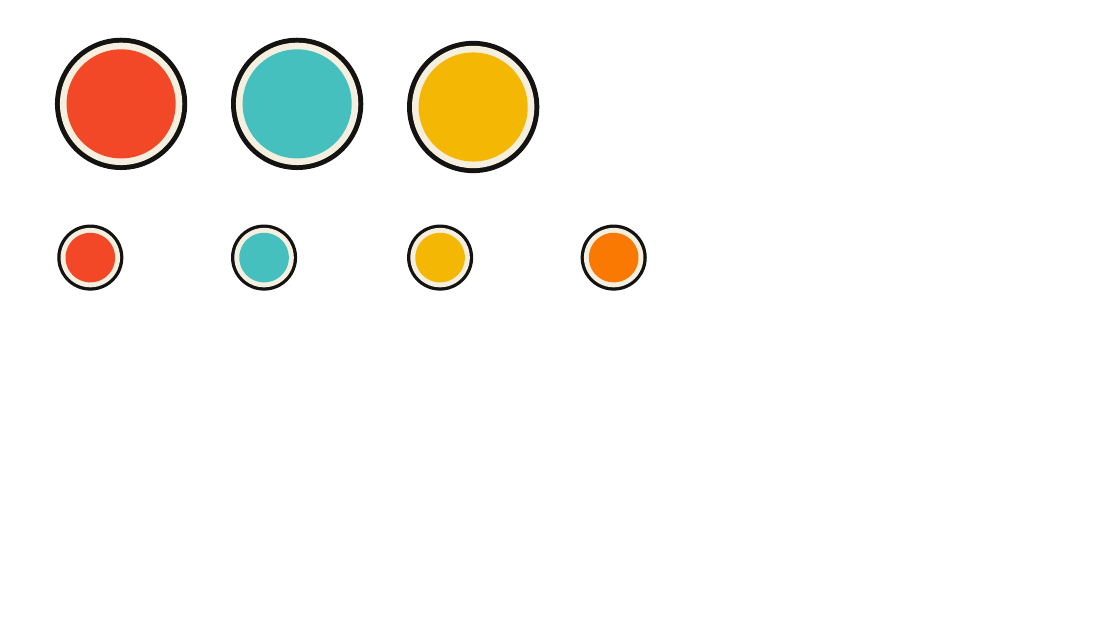
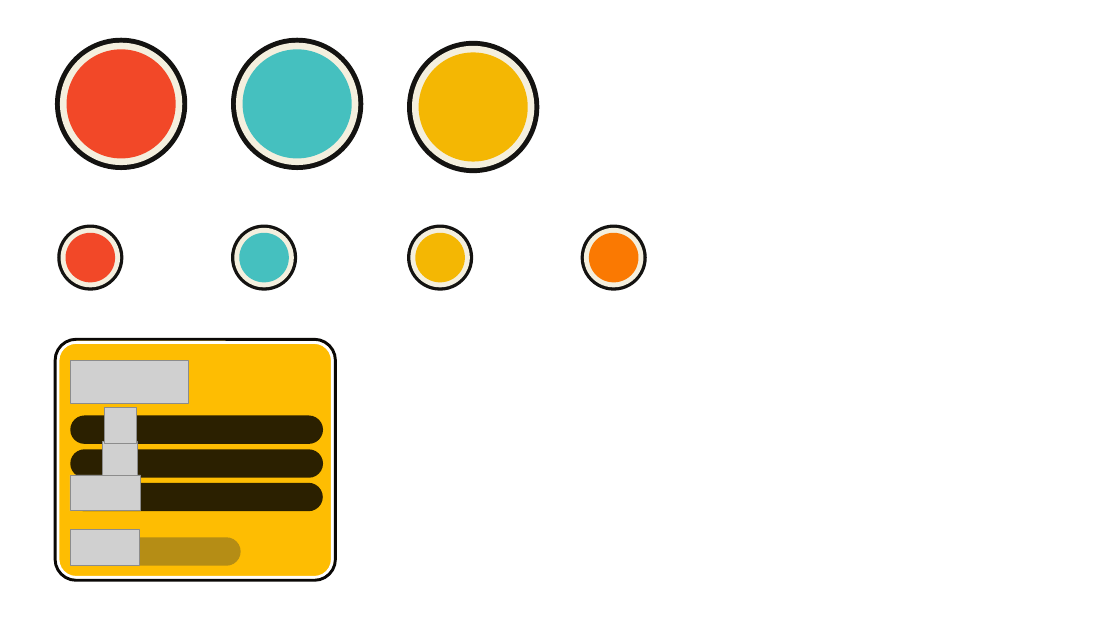
Before and after one commit to SLDYK/TaikoAssist, a slide deck: slide 4 of ImitationTaikoUI.pptx. Drawn at 1120x630 pixels with LibreOffice and Linux fonts; fonts in the diff are those of the drawing; grey boxes stand for pictures. Boxes give left, top, right and bottom in pixels: in the first picture for what was removed or moved away, otherwise in the second. Text is boxed around its words. In the diff, an @@ line names an element or a change of style, - is before the commit and + after.

```diff
--- a/ImitationTaikoUI.pptx
+++ b/ImitationTaikoUI.pptx
@@ group added at bbox=[55, 339, 336, 581]: 7 rounded rectangles, 5 pictures @@
```
Also in this commit, not shown: 1 slide added, 17 other files.
